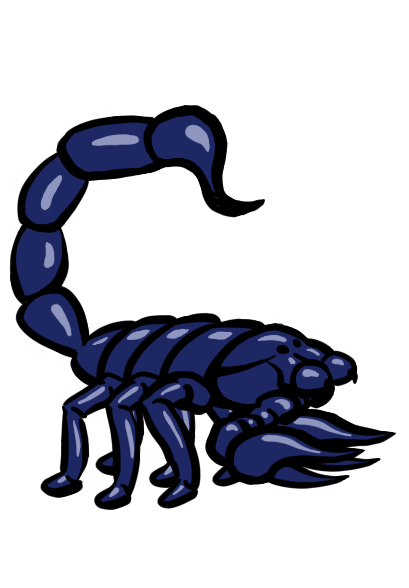
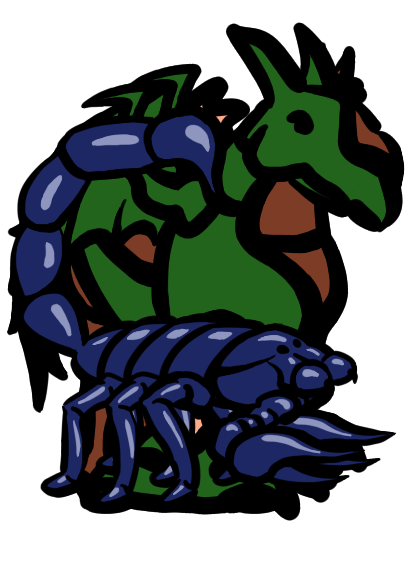
Layer changes from the first 409px x 588px image to the second:
painted on "Layer 65" (1st of 2, in "Scorpion" › "Right Arm") over [192, 401, 368, 508]
painted on "Layer 66" (1st of 2, in "Scorpion" › "Right Arm") over [192, 401, 368, 508]
painted on "Layer 80" (1st of 2, in "Scorpion" › "Right Leg") over [29, 380, 256, 508]
painted on "Layer 67" over [7, 60, 320, 444]
painted on "Layer 80" (2nd of 2, in "Scorpion" › "Left Leg") over [55, 358, 311, 486]
showed group "Dragon" (18 layers) over [7, 22, 405, 521]
moved "Right Leg" (2nd of 3, in "Dragon") above "Head" over [14, 202, 334, 521]
painted on "Leg" (1st of 2, in "Dragon" › "Right Leg") over [14, 202, 334, 521]
painted on "Layer 36" (1st of 2, in "Dragon" › "Right Leg") over [67, 258, 323, 514]
painted on "Leg" (2nd of 2, in "Dragon" › "Left Leg") over [52, 172, 372, 492]
painted on "Layer 36" (2nd of 2, in "Dragon" › "Left Leg") over [105, 228, 361, 484]
showed group "Horse" (20 layers) over [7, 22, 405, 521]
painted on "Layer 28" over [173, 22, 405, 324]
painted on "Layer 29" over [189, 22, 405, 324]
painted on "Layer 30" over [7, 192, 129, 448]
painted on "Layer 24(pasted)" over [7, 22, 405, 521]
showed group "Troll" (20 layers) over [15, 60, 405, 521]
painted on "Layer 14" (1st of 2, in "Troll" › "Right Arm") over [47, 186, 303, 506]
painted on "Layer 15" (1st of 2, in "Troll" › "Right Arm") over [111, 186, 239, 506]
painted on "Layer 1" (1st of 2, in "Troll" › "Right Leg") over [68, 203, 324, 521]
painted on "Layer 1" (2nd of 2, in "Troll" › "Left Leg") over [108, 180, 364, 500]
added layer "Layer 86" (2nd of 2, in "Troll" › "Left Arm") in group "Left Arm" over [156, 301, 284, 429]
painted on "Layer 14" (2nd of 2, in "Troll" › "Left Arm") over [139, 167, 395, 487]
painted on "Layer 15" (2nd of 2, in "Troll" › "Left Arm") over [203, 167, 331, 487]
…and 3 more changes (1 added, 2 painted)
